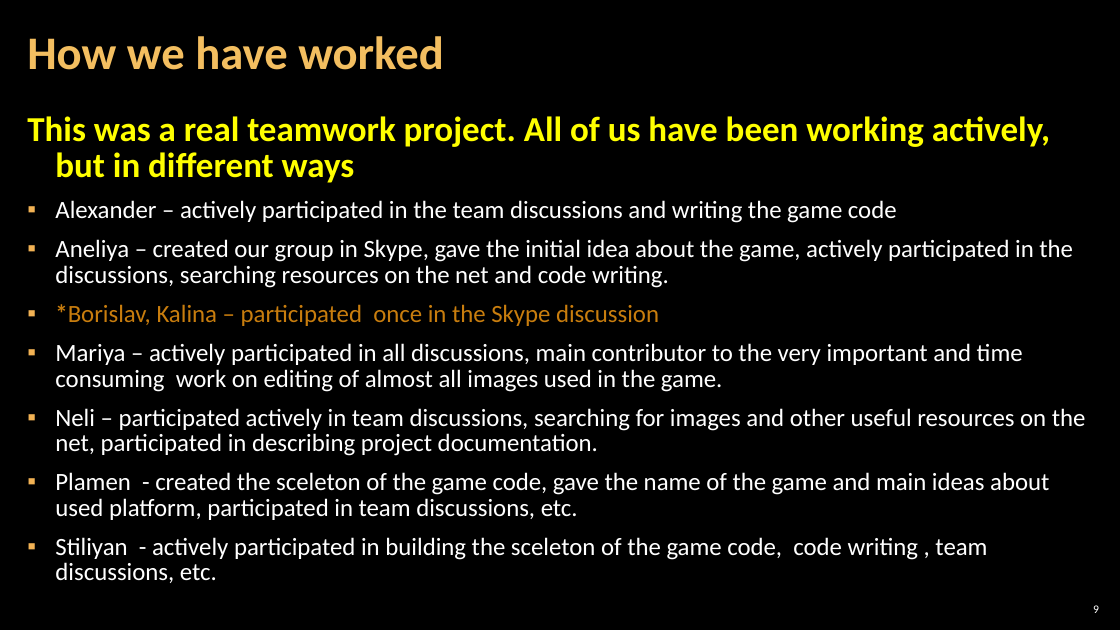
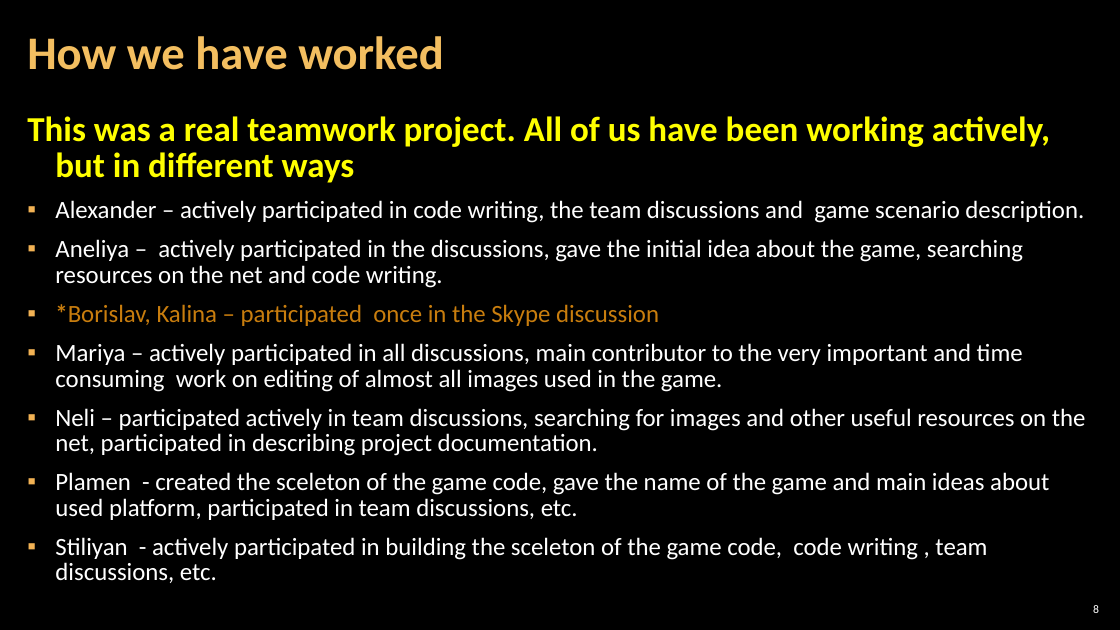
Before and after one commit to stilberk/The-Game, a slide deck: slide 8 of Presentation/Team_Feynman_Game_Presentation.pptx (slide 9 before the commit). Drawn at 1120x630 pixels with LibreOffice and Linux fonts; fonts in the diff are those of the drawing; background and template pictures are left out. Boxes give left, top, right and bottom in pixels: in the first picture for what was removed or moved away, otherwise in the second. Text is boxed around its words. In the diff, an @@ line names an element or a change of style, - is before the commit and + after.

Commit message:
The final version of Presentation/Team_Feynman_Game_Presentation.pptx

```diff
--- a/Presentation/Team_Feynman_Game_Presentation.pptx
+++ b/Presentation/Team_Feynman_Game_Presentation.pptx
@@ text at bbox=[55, 200, 1084, 288]: text changed @@
-▪ Alexander – actively participated in the team discussions and writing the game code
-▪ Aneliya – created our group in Skype, gave the initial idea about the game, actively participated in the discussions, searching resources on the net and code writing.
+▪ Alexander – actively participated in code writing, the team discussions and game scenario description.
+▪ Aneliya – actively participated in the discussions, gave the initial idea about the game, searching resources on the net and code writing.
@@ page number at bbox=[1093, 605, 1099, 613]: text changed @@
-9
+8
```
Also in this commit, not shown: 2 other slides changed, 1 slide added, 1 slide removed.
